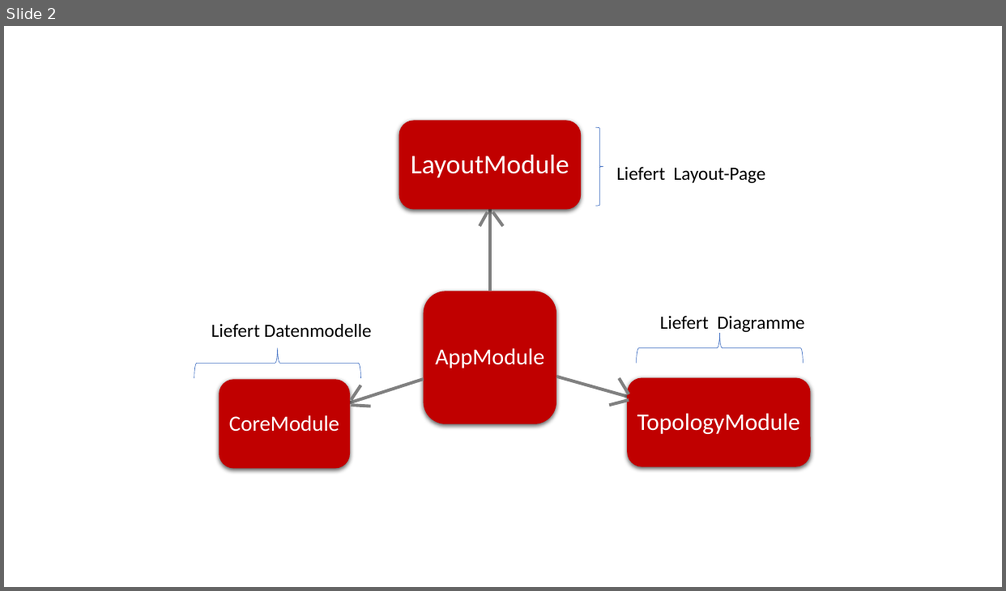
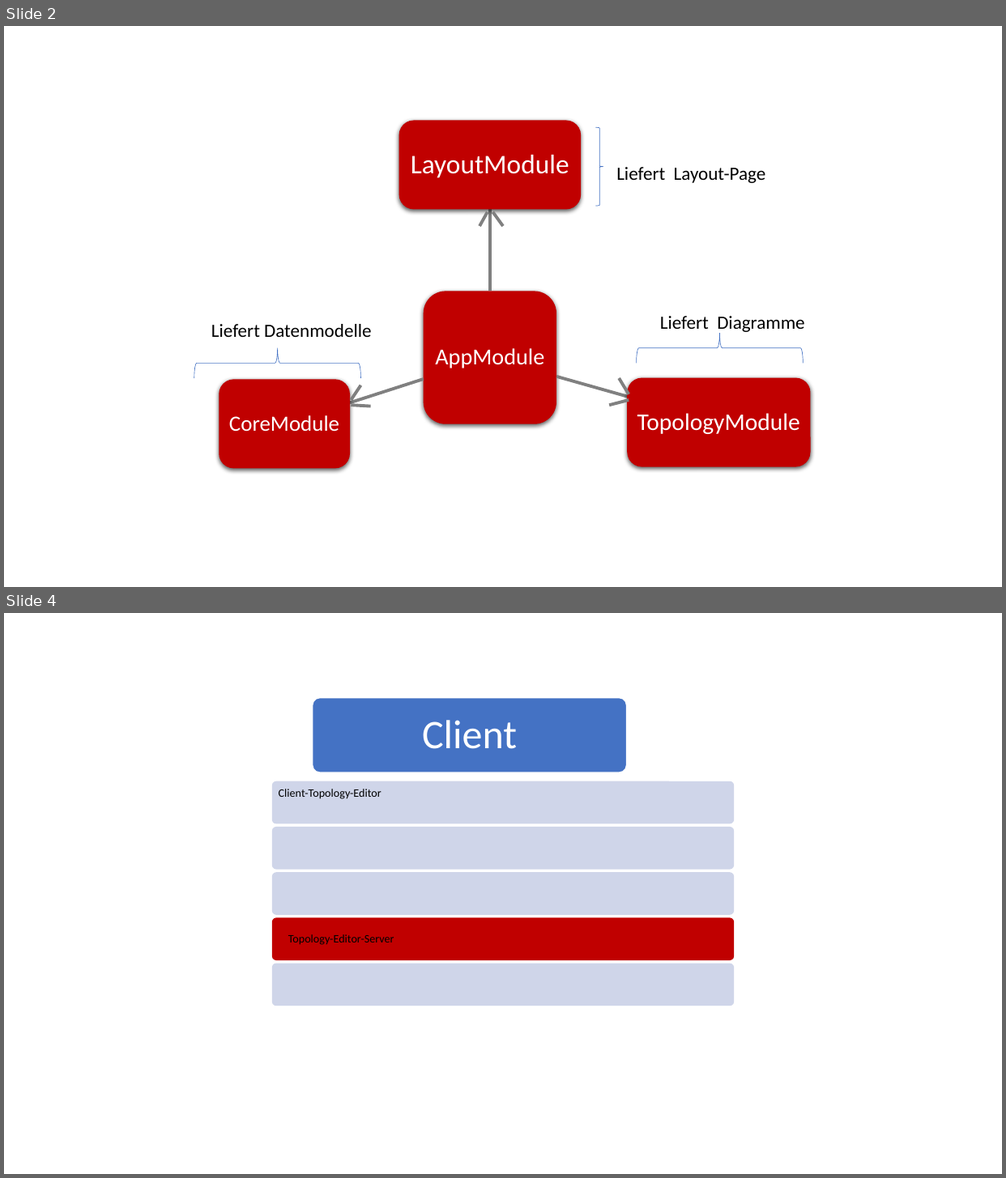
Before and after one commit to Ghislain1/zoe-fb-app, a slide deck: Implementierung.pptx. Shown one above the other, each under a label of ours: slide 2 before the commit, slides 2 and 4 after it; the slides between them are not shown. The pictures are 1006x591 and 1006x1178 pixels, drawn with LibreOffice and Linux fonts; fonts in the diff are those of the drawing. Boxes give left, top, right and bottom in pixels: in the first picture for what was removed or moved away, otherwise in the second. Text is boxed around its words. In the diff, an @@ line names an element or a change of style, - is before the commit and + after.

```diff
--- a/Implementierung.pptx
+++ b/Implementierung.pptx
@@ slide 4 added at <box>4,613,1002,1174</box>, background #FFFFFF @@
@@ group added at <box>272,697,734,1006</box>: 6 rounded rectangles, 3 texts @@
+Topology-Editor-Server
+Client-Topology-Editor
+Client
```
Also in this commit, not shown: 2 other slides added, 2 other files.
